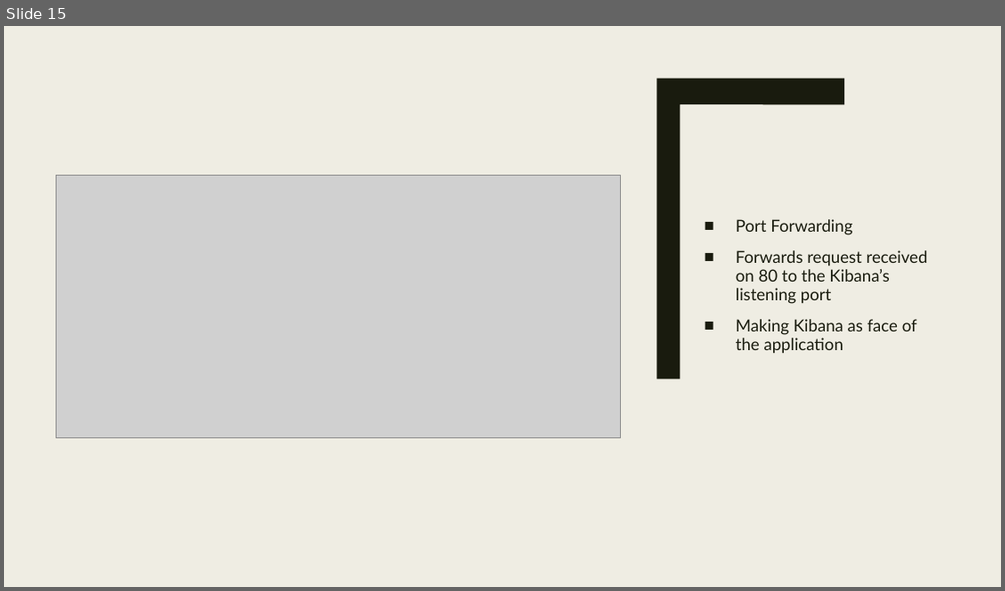
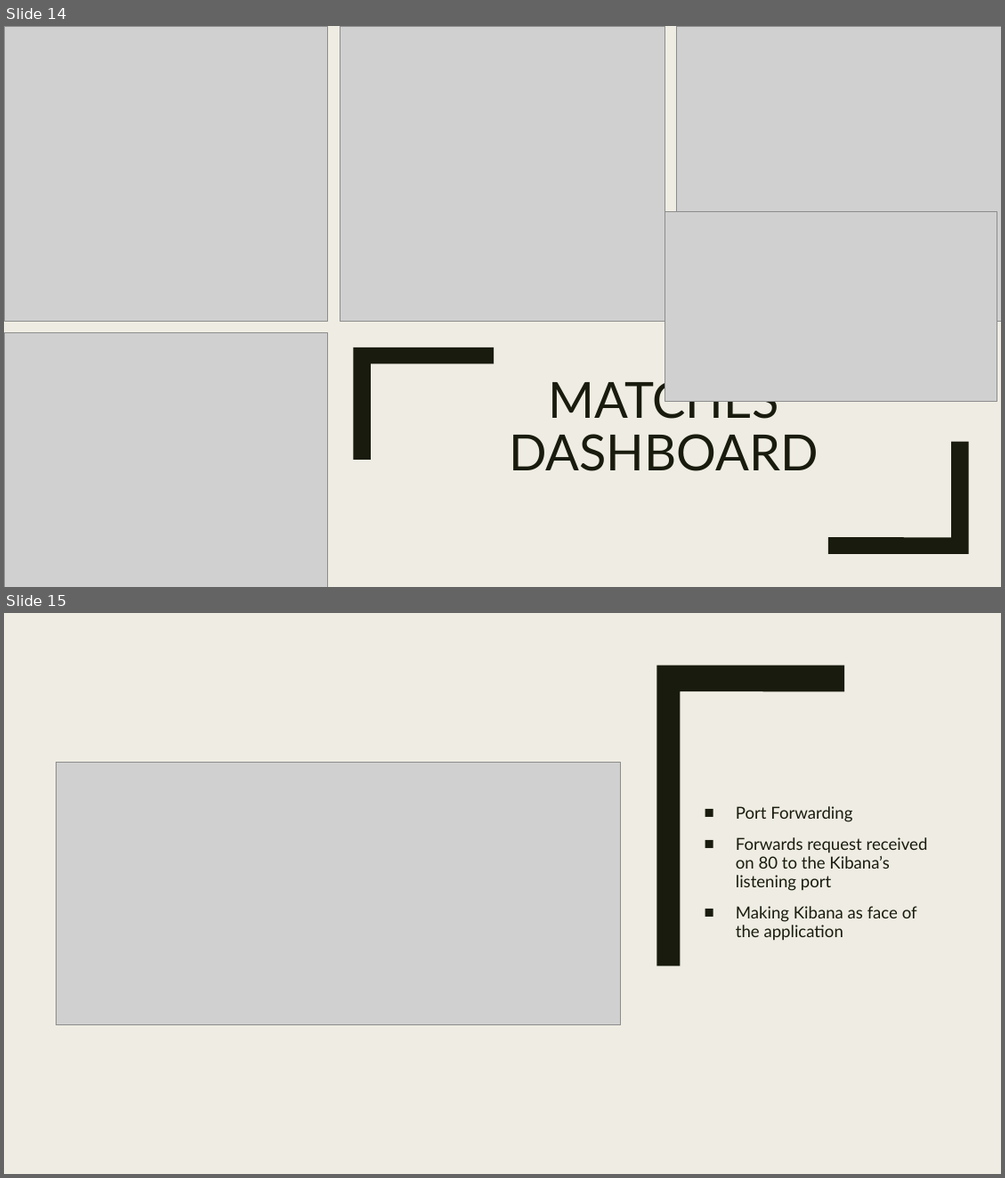
Before and after one commit to CUBigDataClass/Indian-Premier-League, a slide deck: Data Analysis & Visualisations of IPL.pptx. Shown one above the other, each under a label of ours: slide 15 before the commit, slides 14 and 15 after it. The pictures are 1005x591 and 1005x1178 pixels, drawn with LibreOffice and Linux fonts; fonts in the diff are those of the drawing; grey boxes stand for pictures. Boxes give left, top, right and bottom in pixels: in the first picture for what was removed or moved away, otherwise in the second. Text is boxed around its words. In the diff, an @@ line names an element or a change of style, - is before the commit and + after.

```diff
--- a/Data Analysis & Visualisations of IPL.pptx
+++ b/Data Analysis & Visualisations of IPL.pptx
@@ slide 14 added at (4, 26, 1001, 587), background #EFEDE3; not listed: 1 template element that a slide beside it also shows @@
@@ rectangle added at (4, 26, 1001, 587), fill #EFEDE3 @@
@@ picture added at (4, 26, 327, 321) @@
@@ picture added at (340, 26, 664, 321) @@
@@ picture added at (677, 26, 1001, 321) @@
@@ picture added at (664, 211, 997, 402) @@
@@ picture added at (4, 332, 327, 587) @@
@@ freeform shape added at (353, 347, 494, 459), fill #191B0E @@
@@ title added at (509, 374, 818, 471), 48 pt, text #191B0E @@
+MATCHES DASHBOARD
@@ freeform shape added at (828, 442, 969, 554), fill #191B0E @@
```
Also in this commit, not shown: 3 slides changed, 1 slide removed.
